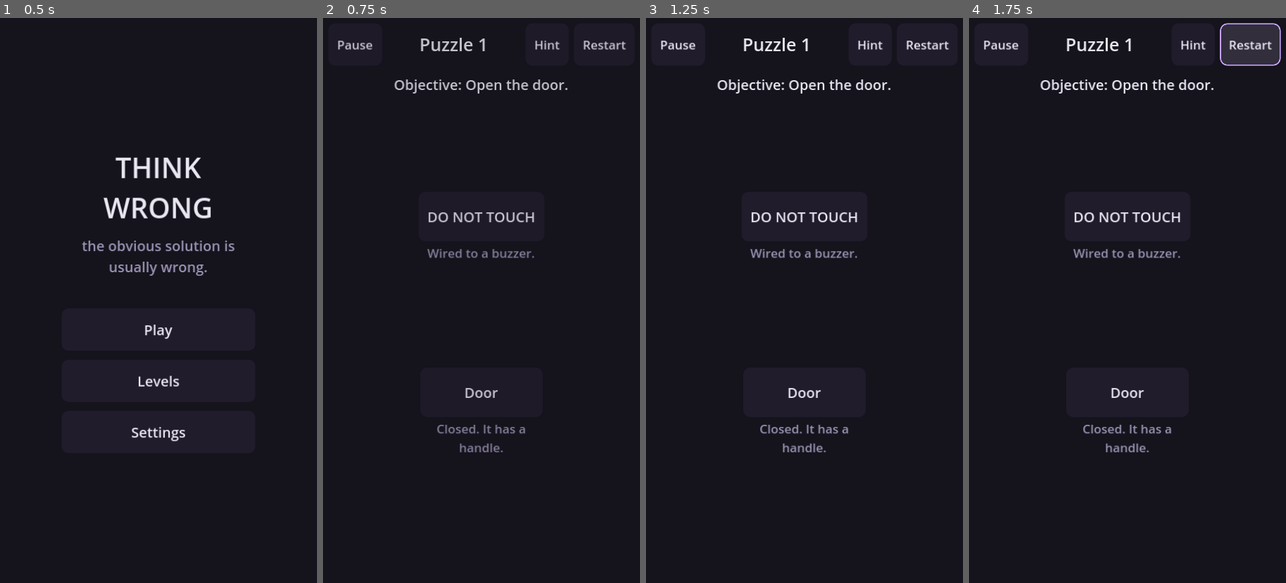
Above: before the commit, frames 1-4 (left to right).
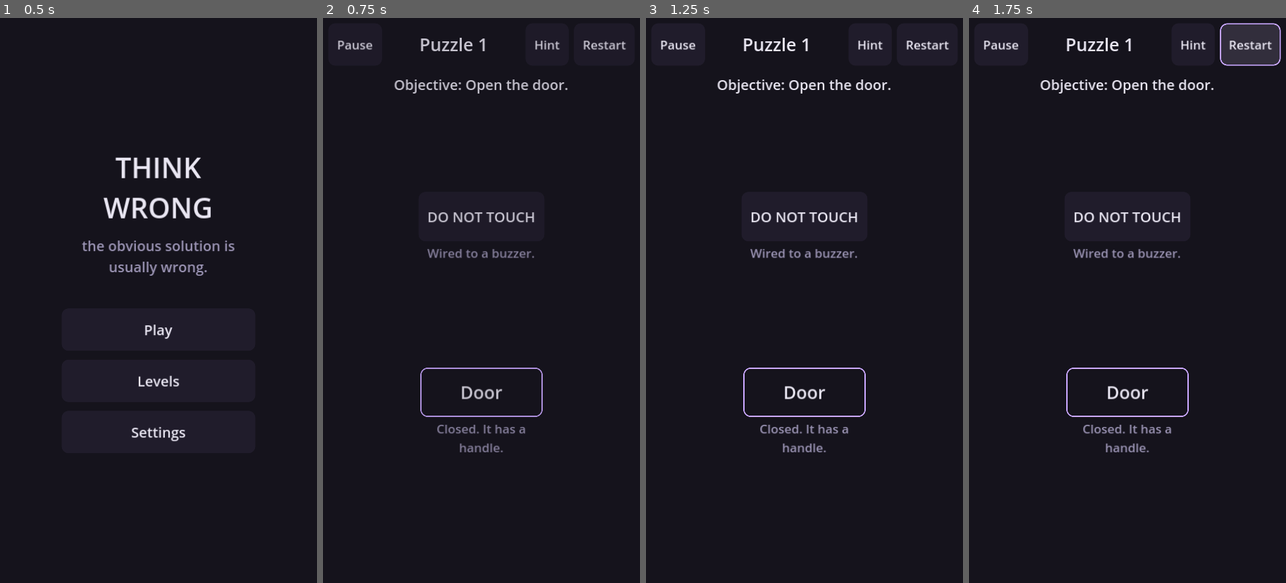
Above: after the commit, the same moments.

Repository: MaherTaha203/think-wrong
Game: Godot game, scene res://scenes/Main.tscn
Same seed, same stepped clock (60 frames per second), same inputs: the game is played once before the commit and once after it.
Inputs:
- Up to frame 1 (0.5 s): no input
- Up to frame 2 (0.75 s): click "Play" at 0.5 s
- Up to frame 3 (1.25 s): no input
- Up to frame 4 (1.75 s): click "Restart" at 1.25 s

Frame 1 is identical in both runs. In frame 2, 0.4% of the frame differs, in the area x 30-70%, y 61-71%; in frame 3, 0.4%; in frame 4, 0.4%.

Commit message:
Implement puzzle 01 visual affordances

Diff:
--- a/scripts/ui/puzzle.gd
+++ b/scripts/ui/puzzle.gd
@@ -92,8 +92,7 @@
 	holder.grow_horizontal = Control.GROW_DIRECTION_BOTH   # a wide label grows from the centre
 
 	if it.is_interactive():
-		var b := Style.make_button(it.label)
-		b.custom_minimum_size = Vector2(0, Style.CONTROL_H)
+		var b := _make_action_button(it)
 		b.pressed.connect(func(): _on_interact(it))
 		holder.add_child(b)
 	else:
@@ -131,6 +130,32 @@
 		return
 	_pc.advance_time(minf(delta, MAX_FRAME_DT))
 	_refresh()
+
+## Give each puzzle object a visual grammar that matches its semantic role.
+## Puzzle 01 deliberately makes the door read as an object to operate, while the
+## buzzer button reads as a tempting but secondary control. Both remain large and
+## keyboard/touch accessible; the distinction is never colour-only.
+func _make_action_button(it: Interactable) -> Button:
+	var b := Style.make_button(it.label)
+	b.custom_minimum_size = Vector2(0, Style.CONTROL_H)
+	if it.kind == "door":
+		var normal := Style.flat(Color(0, 0, 0, 0), Style.accent(), 3)
+		var hover := normal.duplicate()
+		hover.bg_color = Style.SURFACE if not Style.high_contrast() else Style.SURFACE_2
+		var pressed := normal.duplicate()
+		pressed.bg_color = Style.accent()
+		b.add_theme_stylebox_override("normal", normal)
+		b.add_theme_stylebox_override("hover", hover)
+		b.add_theme_stylebox_override("pressed", pressed)
+		b.add_theme_stylebox_override("hover_pressed", pressed)
+		b.add_theme_color_override("font_color", Style.ink())
+		b.add_theme_color_override("font_hover_color", Style.ink())
+		b.add_theme_color_override("font_pressed_color", Style.BG)
+		b.add_theme_font_size_override("font_size", Style.H2_SIZE)
+		b.tooltip_text = "Door — handle visible"
+	elif it.kind == "button":
+		b.tooltip_text = "Control"
+	return b
 
 ## Re-render everything that depends on puzzle state.
 func _refresh() -> void:
